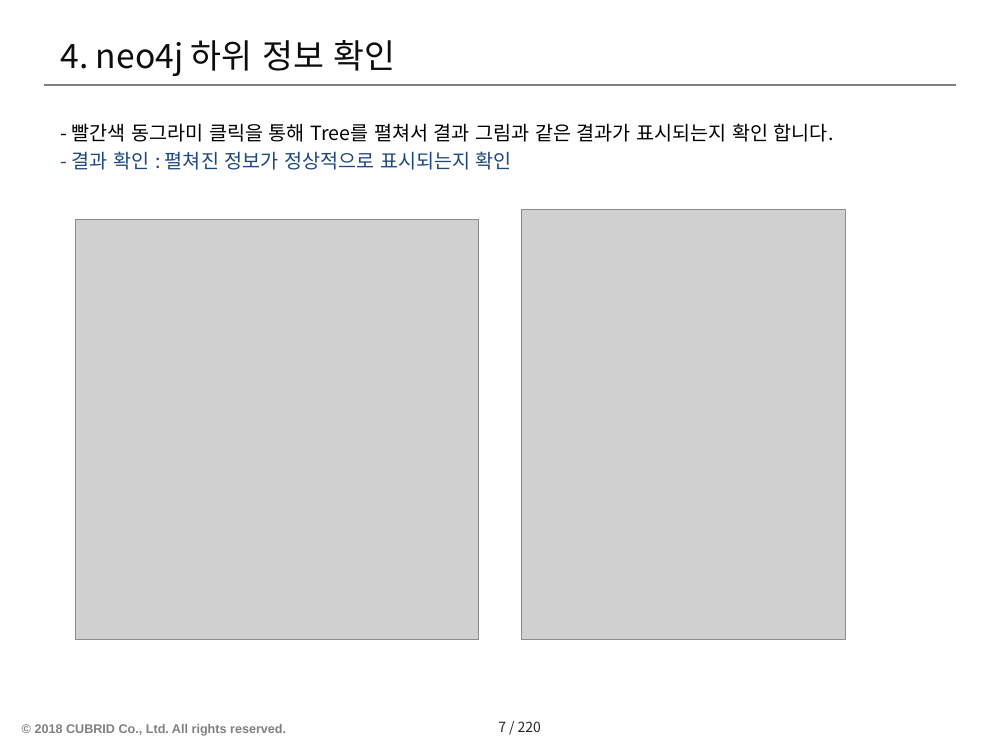
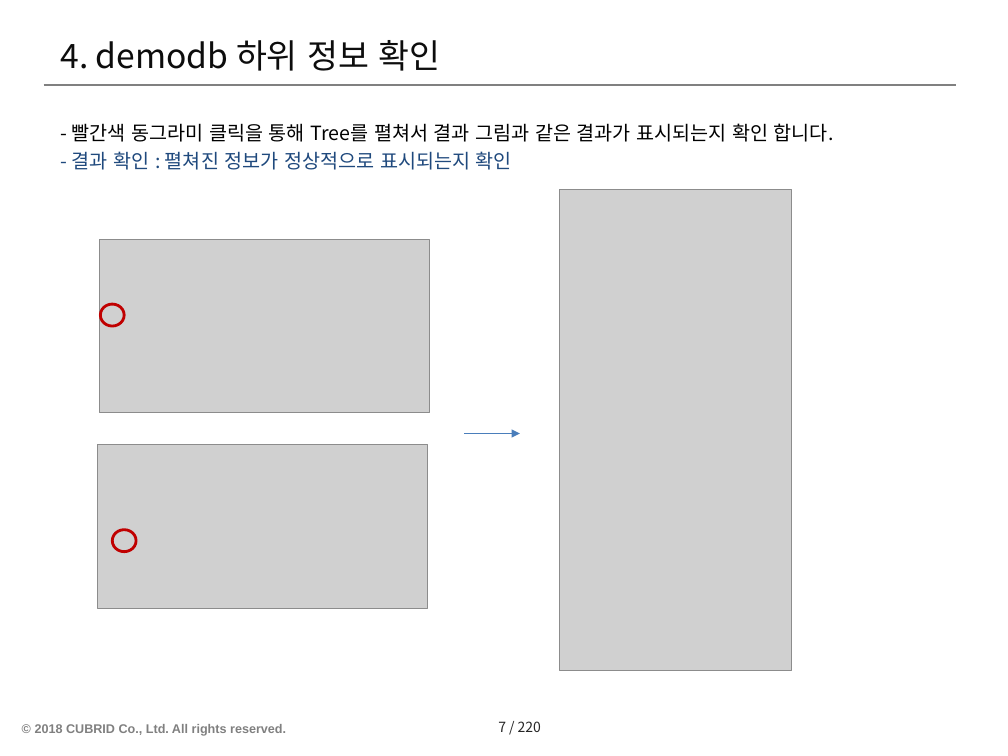
Before and after one commit to postech-dblab-iitp/visual-tool, a slide deck: slide 8 of ViT_docs/Test scenario-ViT/No.1-연결탐색기(Database Navigator).pptx. Drawn at 1008x756 pixels with LibreOffice and Linux fonts; fonts in the diff are those of the drawing; grey boxes stand for pictures; background and template pictures are left out. Boxes give left, top, right and bottom in pixels: in the first picture for what was removed or moved away, otherwise in the second. Text is boxed around its words. In the diff, an @@ line names an element or a change of style, - is before the commit and + after.

```diff
--- a/ViT_docs/Test scenario-ViT/No.1-연결탐색기(Database Navigator).pptx
+++ b/ViT_docs/Test scenario-ViT/No.1-연결탐색기(Database Navigator).pptx
@@ title at <box>60,40,441,71</box>: text changed @@
-4. neo4j 하위 정보 확인
+4. demodb 하위 정보 확인
@@ picture: place and size @@
-picture at <box>521,210,845,640</box>
+picture at <box>559,190,791,670</box>
@@ picture removed at <box>76,220,479,640</box> @@
@@ picture added at <box>99,240,429,413</box> @@
@@ ellipse added at <box>101,304,125,327</box>, outline #C00000 2 pt @@
@@ picture added at <box>98,445,428,608</box> @@
@@ arrow added from (465, 433) to (520, 433), #4B7EBC 0.75 pt @@
@@ ellipse added at <box>112,530,136,552</box>, outline #C00000 2 pt @@
```
Also in this commit, not shown: 9 other slides changed, 5 other files.
